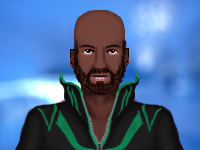
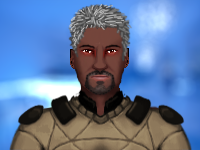
Two versions of the same layered image (w=200, h=150). Layer-by-layer changes:
hid "CivilianJacketGreen" over [15,67,184,150]
showed "Female_FLF", painted on it over [9,89,192,150]
hid "fullbeard" over [69,37,133,95]
showed "Goat" over [74,61,126,96]
showed "Spike" over [68,3,132,62]
hid "brow2" over [79,47,122,60]
showed "dv_military_m2_eyes" over [77,42,122,63]
showed "ka'def" over [87,73,113,84]
hid "empire4_lips" over [87,73,113,89]
